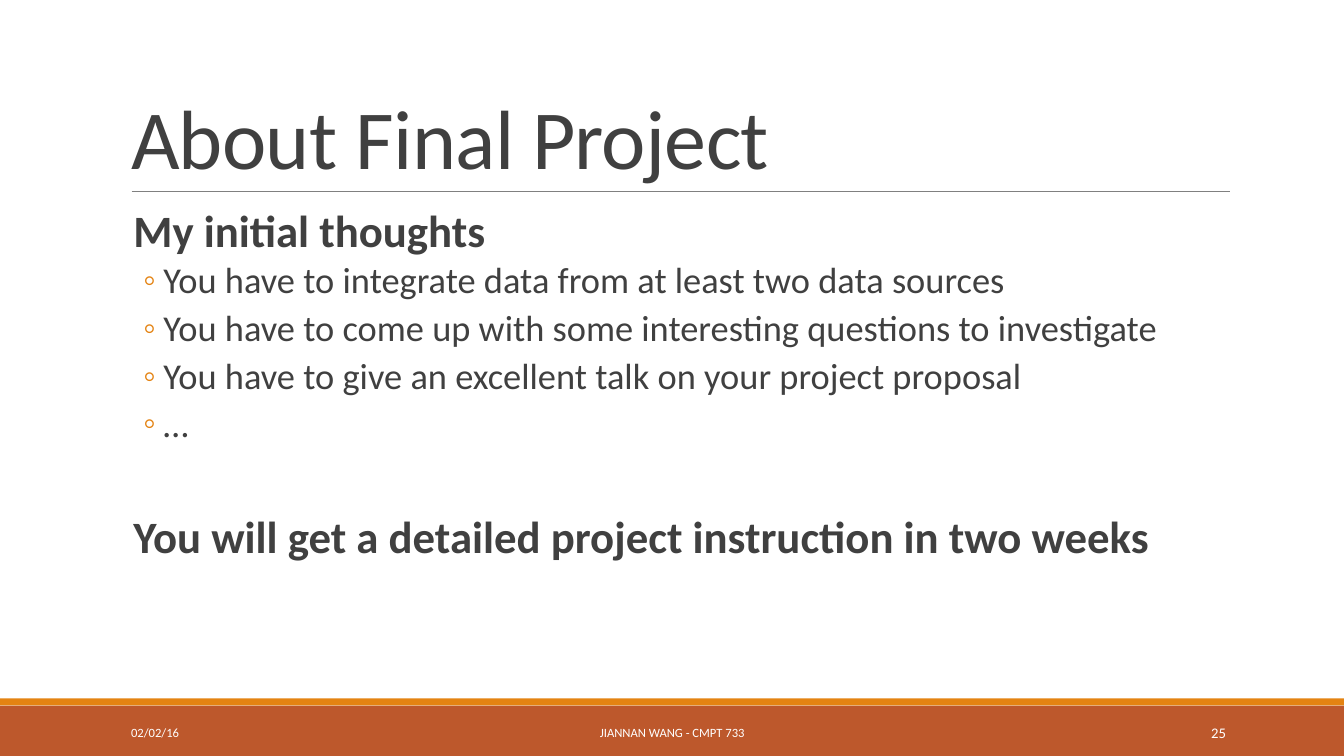
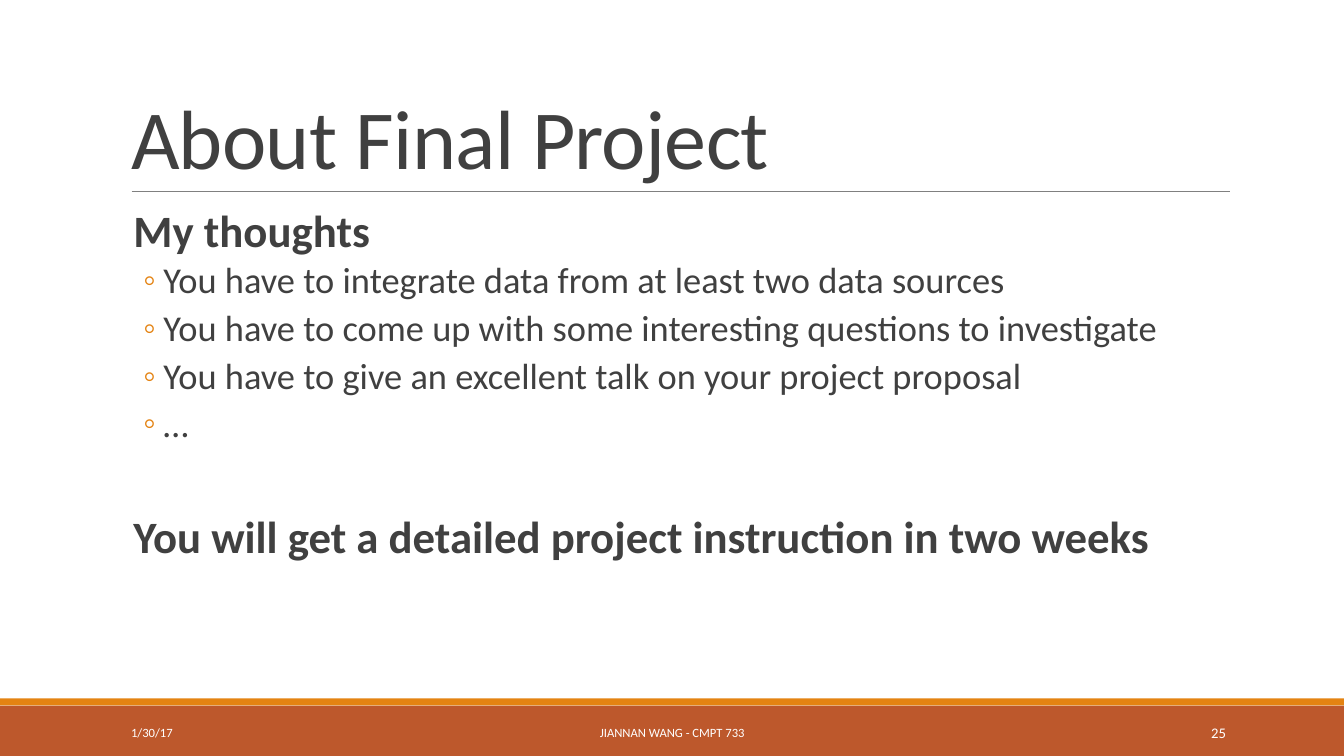
Before and after one commit to ZhensongQian/cmpt733, a slide deck: slide 25 of Lectures/Lec4/lec4.pptx. Drawn at 1344x756 pixels with LibreOffice and Linux fonts; fonts in the diff are those of the drawing. Boxes give left, top, right and bottom in pixels: in the first picture for what was removed or moved away, otherwise in the second. Text is boxed around its words. In the diff, an @@ line names an element or a change of style, - is before the commit and + after.

```diff
--- a/Lectures/Lec4/lec4.pptx
+++ b/Lectures/Lec4/lec4.pptx
@@ text at [133, 215, 370, 255]: text changed @@
-  My initial thoughts
+  My thoughts
@@ text at [131, 728, 173, 738]: text changed @@
-02/02/16
+1/30/17
```
Also in this commit, not shown: 24 other slides changed, 2 other files.
